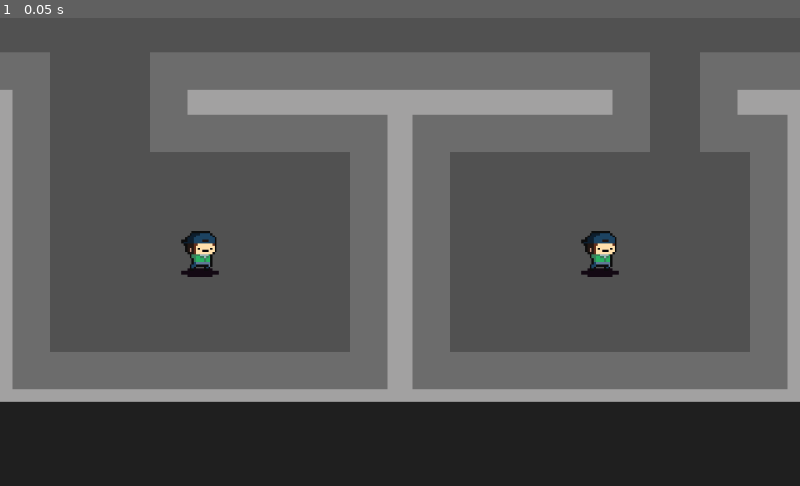
Above: before the commit, frame 1.
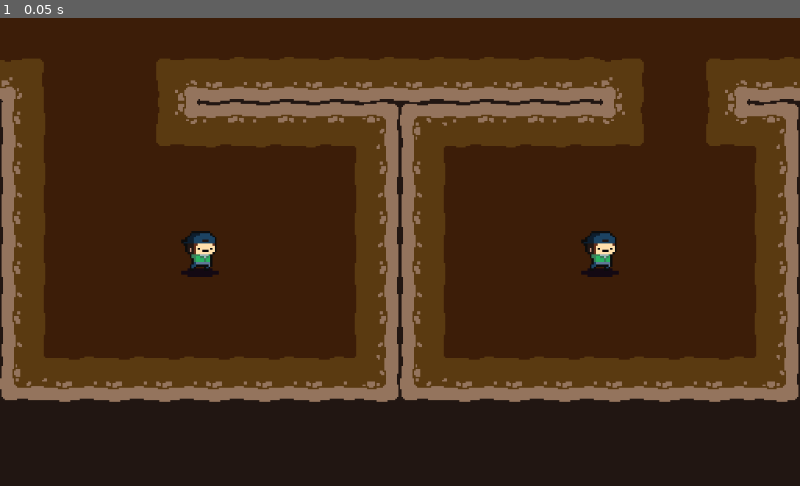
Above: after the commit, the same moment.

Repository: AlvarBer/Linked-Space
Game: Godot game, scene res://Assets/Scenes/game.tscn
Same seed, same stepped clock (60 frames per second), same inputs: the game is played once before the commit and once after it.
Inputs:
- Up to frame 1 (0.05 s): no input

The runs differ from the first frame. In frame 1, 81% of the frame differs, in the area x 0-100%, y 0-83%.

Commit message:
Added new tiles

Diff:
--- a/Assets/Scenes/game.tscn
+++ b/Assets/Scenes/game.tscn
@@ -3,7 +3,7 @@
 [ext_resource path="res://Assets/Scenes/map_1.tscn" type="PackedScene" id=1]
 [ext_resource path="res://Assets/Scenes/map_2.tscn" type="PackedScene" id=2]
 
-[node name="Node2D" type="Node" index="0"]
+[node name="Node2D" type="Node"]
 
 [node name="Control" type="Control" parent="." index="0"]
 
--- a/Assets/Scenes/map_1.tscn
+++ b/Assets/Scenes/map_1.tscn
@@ -29,3 +29,5 @@
 _sections_unfolded = [ "Cell" ]
 
 [node name="Player" parent="." index="1" instance=ExtResource( 2 )]
+
+speed = 200
--- a/Assets/Scenes/map_2.tscn
+++ b/Assets/Scenes/map_2.tscn
@@ -3,7 +3,7 @@
 [ext_resource path="res://Assets/Graphics/Tilesets/tileset.tres" type="TileSet" id=1]
 [ext_resource path="res://Assets/Scenes/player.tscn" type="PackedScene" id=2]
 
-[node name="Map" type="Node2D"]
+[node name="Map" type="Node2D" index="0"]
 
 _sections_unfolded = [ "Transform" ]
 
@@ -31,3 +31,4 @@
 [node name="Player" parent="." index="1" instance=ExtResource( 2 )]
 
 player_idx = 2
+speed = 200
Binary file changed: Assets/Graphics/Tilesets/background.png
Binary file changed: Assets/Graphics/Tilesets/corner_bot_left.png
Binary file changed: Assets/Graphics/Tilesets/corner_bot_right.png
Binary file changed: Assets/Graphics/Tilesets/corner_top_left.png
Binary file changed: Assets/Graphics/Tilesets/corner_top_right.png
Binary file changed: Assets/Graphics/Tilesets/floor_1.png
Binary file changed: Assets/Graphics/Tilesets/floor_2.png
Binary file changed: Assets/Graphics/Tilesets/floor_3.png
Binary file changed: Assets/Graphics/Tilesets/small_corner_bot_left.png
Binary file changed: Assets/Graphics/Tilesets/small_corner_bot_right.png
Binary file changed: Assets/Graphics/Tilesets/small_corner_top_left.png
Binary file changed: Assets/Graphics/Tilesets/small_corner_top_rightt.png
(and 4 more such lines)
